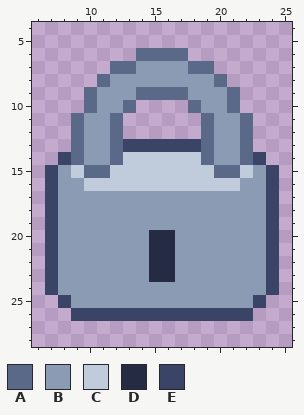
Pixel-art file: assets/textures/lock.aseprite. Above: the version before the commit.
32x32 pixels, 1 frame. Shown: x 6..25, y 4..28.
Palette (. is transparent): A #5a6988  B #8b9bb4  C #c0cbdc  D #262b44  E #3a4466
Pixels before, first column x 7:
 6 .......AAAA.......
 7 .....AABBBBAA.....
 8 ....ABBBBBBBBA....
 9 ...ABBBAAAABBBA...
10 ...ABBA....ABBA...
11 ..ABBA......ABBA..
12 ..ABBA......ABBA..
13 ..ABBAEEEEEEABBA..
14 .EABBACCCCCCABBAE.
15 EBCAACCCCCCCCAACBE
16 EBBCCCCCCCCCCCCBBE
17 EBBBBBBBBBBBBBBBBE
18 EBBBBBBBBBBBBBBBBE
19 EBBBBBBBBBBBBBBBBE
20 EBBBBBBBDDBBBBBBBE
21 EBBBBBBBDDBBBBBBBE
22 EBBBBBBBDDBBBBBBBE
23 EBBBBBBBDDBBBBBBBE
24 EBBBBBBBBBBBBBBBBE
25 .EBBBBBBBBBBBBBBE.
26 ..EEEEEEEEEEEEEE..
Once edited:
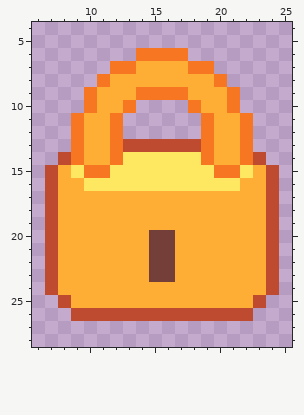
The exact change:
colour A: #5a6988 -> #f77622
colour B: #8b9bb4 -> #feae34
colour C: #c0cbdc -> #fee761
colour D: #262b44 -> #743f39
colour E: #3a4466 -> #be4a2f
